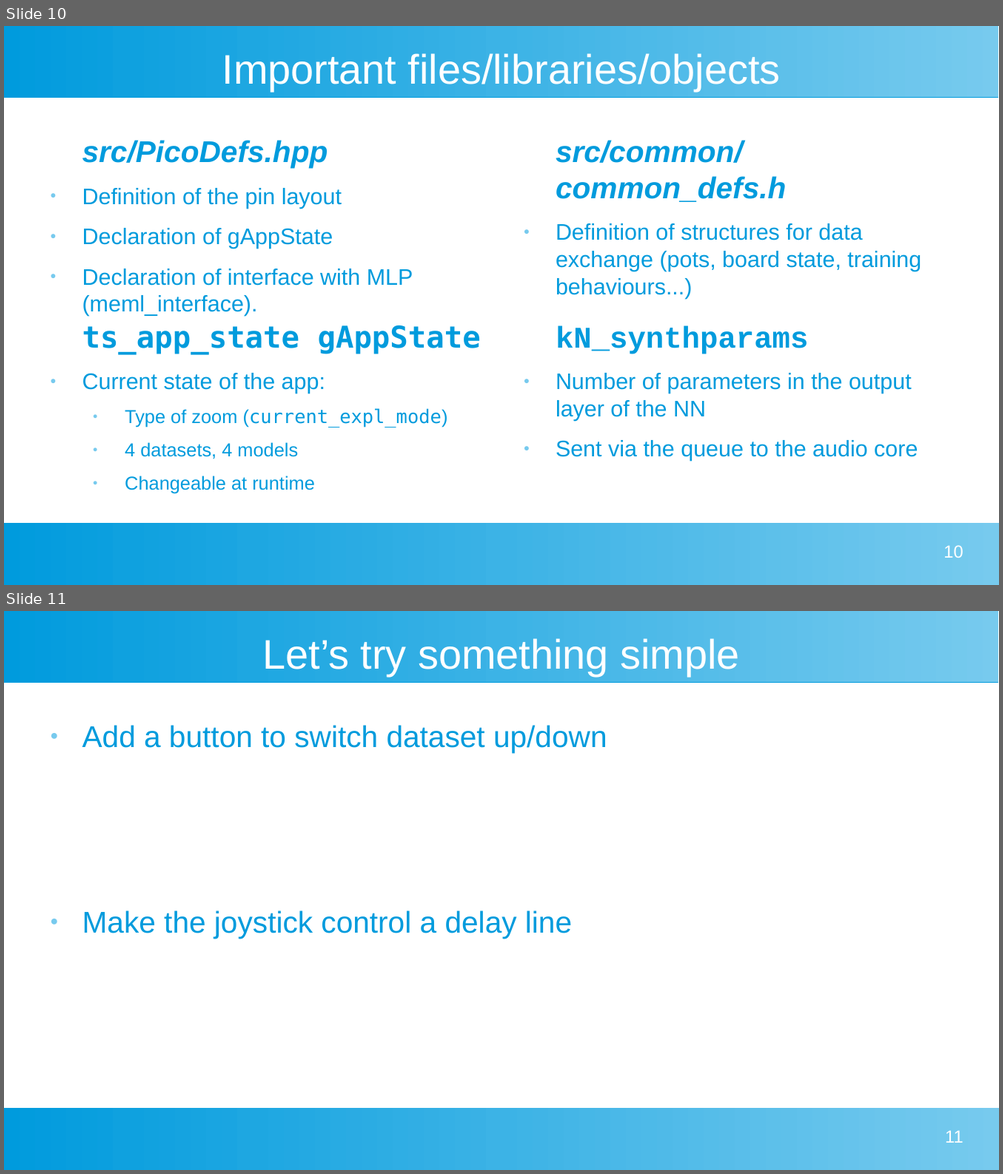
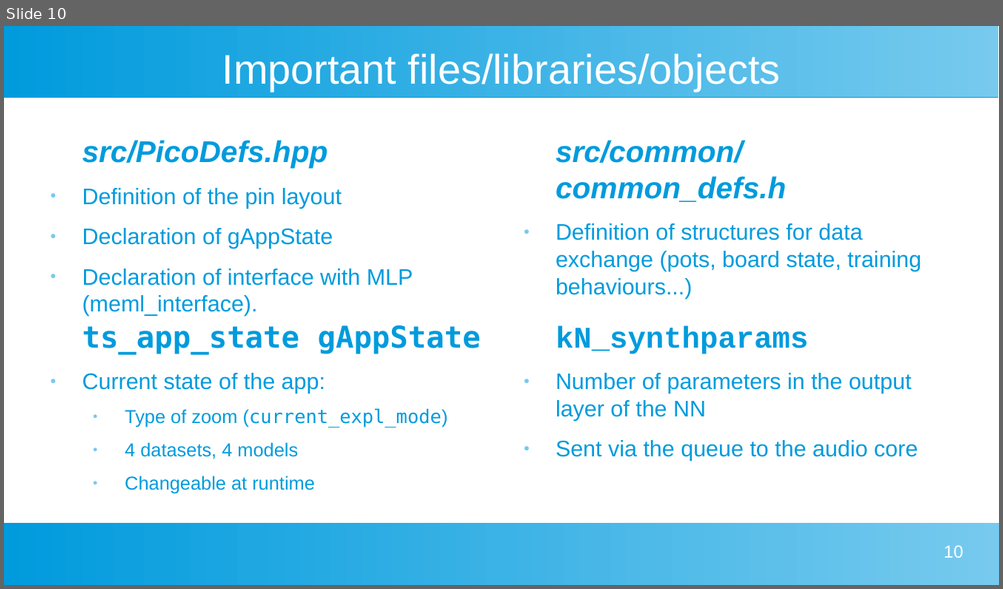
Before and after one commit to cristianpandele/MEML, a slide deck: doc/lecturenotes.odp. Shown one above the other, each under a label of ours: slides 10 and 11 before the commit, slide 10 after it. The pictures are 1003x1174 and 1003x589 pixels, drawn with LibreOffice and Linux fonts; fonts in the diff are those of the drawing. Boxes give left, top, right and bottom in pixels: in the first picture for what was removed or moved away, otherwise in the second. Text is boxed around its words. In the diff, an @@ line names an element or a change of style, - is before the commit and + after.

```diff
--- a/doc/lecturenotes.odp
+++ b/doc/lecturenotes.odp
@@ slide 11 removed at bbox=[4, 611, 999, 1170], background #FFFFFF; not listed: 2 template elements that a slide beside it also shows @@
@@ title removed at bbox=[262, 638, 739, 676] @@
-Let’s try something simple
@@ text removed at bbox=[82, 725, 607, 753] @@
-● Add a button to switch dataset up/down
@@ text removed at bbox=[82, 911, 572, 939] @@
-● Make the joystick control a delay line
@@ page number removed at bbox=[945, 1130, 963, 1143] @@
-11
```
Also in this commit, not shown: 1 slide changed, 9 slides added, 1 other file.
